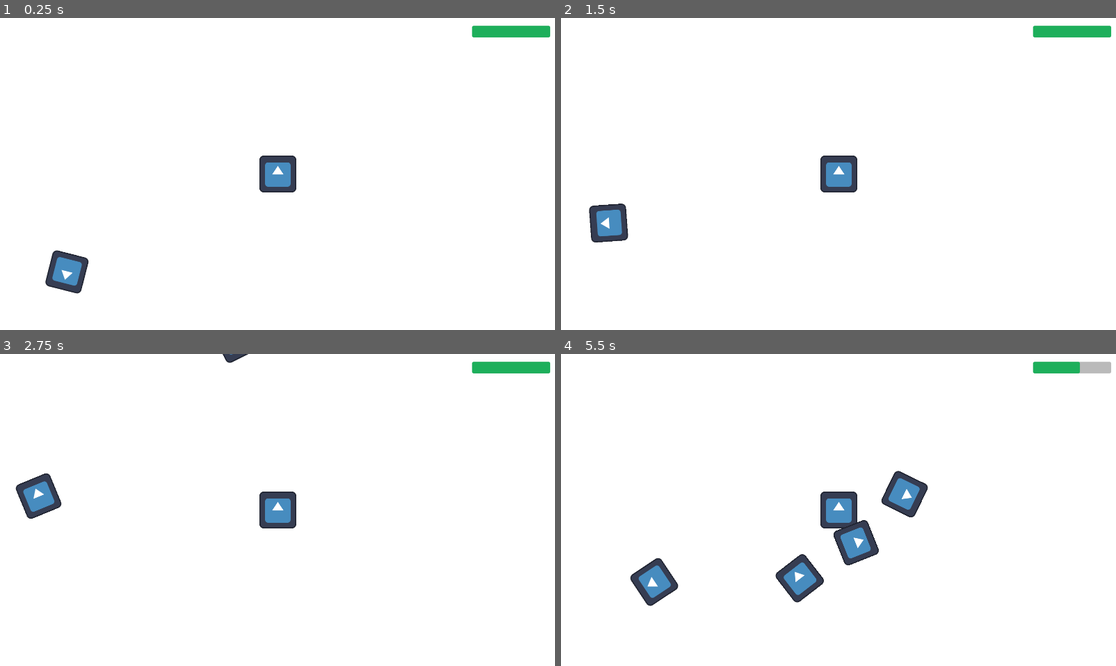
Above: before the commit, frames 1-4 (two rows, left to right).
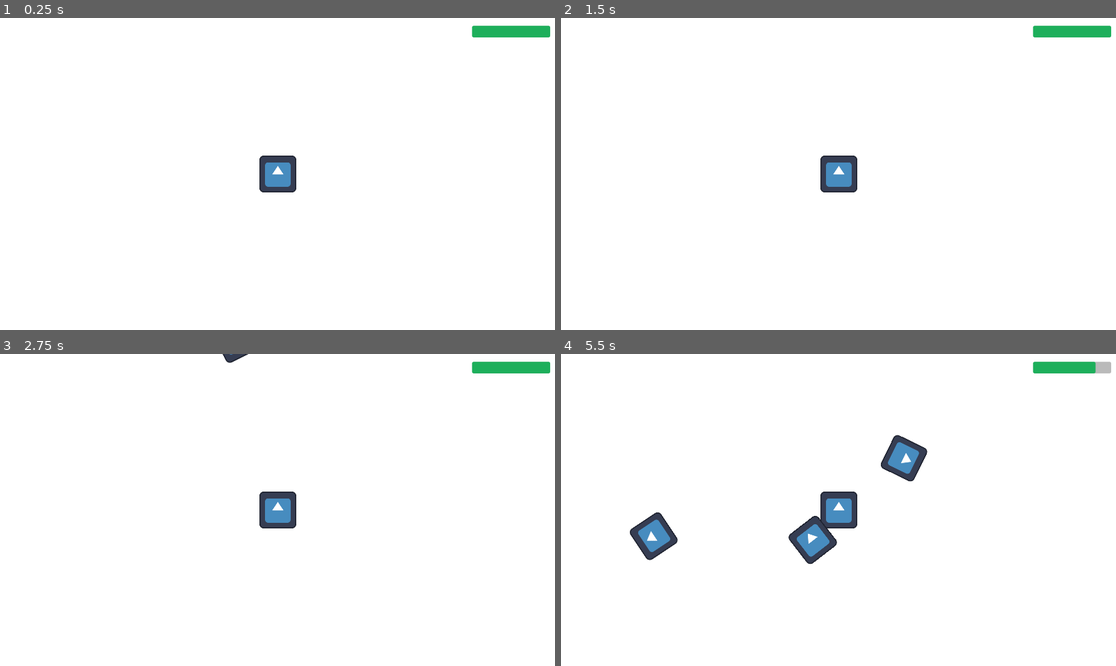
Above: after the commit, the same moments.

Repository: webermael/Informatikprojekt
Game: Godot game, scene res://Game.tscn
The game is run twice, just before and just after one commit, with the same random seed, the same clock (stepped at 60 frames per second) and the same inputs. The engine's default icon, where the game draws it, is replaced by a stand-in: a white triangle on a blue panel in a dark square.
Inputs:
- Up to frame 1 (0.25 s): no input
- Up to frame 2 (1.5 s): hold Right (ui_right) 0.53-1.28 s; hold Down (ui_down) from 1.28 s (still down)
- Up to frame 3 (2.75 s): release Down (ui_down) at 2.03 s; hold Right (ui_right) from 2.03 s (still down)
- Up to frame 4 (5.5 s): release Right (ui_right) at 2.78 s; hold Up (ui_up) 2.78-3.53 s; hold Left (ui_left) 3.53-5.03 s; hold Down (ui_down) from 5.03 s (still down)

The runs differ from the first frame. In frame 1, 0.8% of the frame differs, in the area x 8-17%, y 74-89%; in frame 2, 0.8%; in frame 3, 0.8%; in frame 4, 5.3%, in the area x 12-97%, y 2-81%.

Commit message:
first commit

Diff:
--- a/Game.tscn
+++ b/Game.tscn
@@ -1,9 +1,8 @@
-[gd_scene load_steps=7 format=3 uid="uid://filrvjjqg6ij"]
+[gd_scene load_steps=6 format=3 uid="uid://filrvjjqg6ij"]
 
 [ext_resource type="Script" path="res://Game.gd" id="1_0qqco"]
 [ext_resource type="PackedScene" uid="uid://yja5fgu07w0" path="res://Player/Player.tscn" id="2_1h8cj"]
 [ext_resource type="AudioStream" uid="uid://b27y1kso8wsfm" path="res://music/Main_Loop.wav" id="3_3tn5c"]
-[ext_resource type="PackedScene" uid="uid://dix0smnrj0j4l" path="res://Enemies/Roller/Roller.tscn" id="4_t8ced"]
 
 [sub_resource type="StyleBoxFlat" id="StyleBoxFlat_x4d02"]
 bg_color = Color(0.113725, 0.686275, 0.356863, 1)
@@ -71,7 +70,4 @@
 stream = ExtResource("3_3tn5c")
 autoplay = true
 
-[node name="Roller" parent="." instance=ExtResource("4_t8ced")]
-position = Vector2(186, 900)
-
 [connection signal="timeout" from="SpawnTimer" to="." method="_on_spawn_timer_timeout"]
